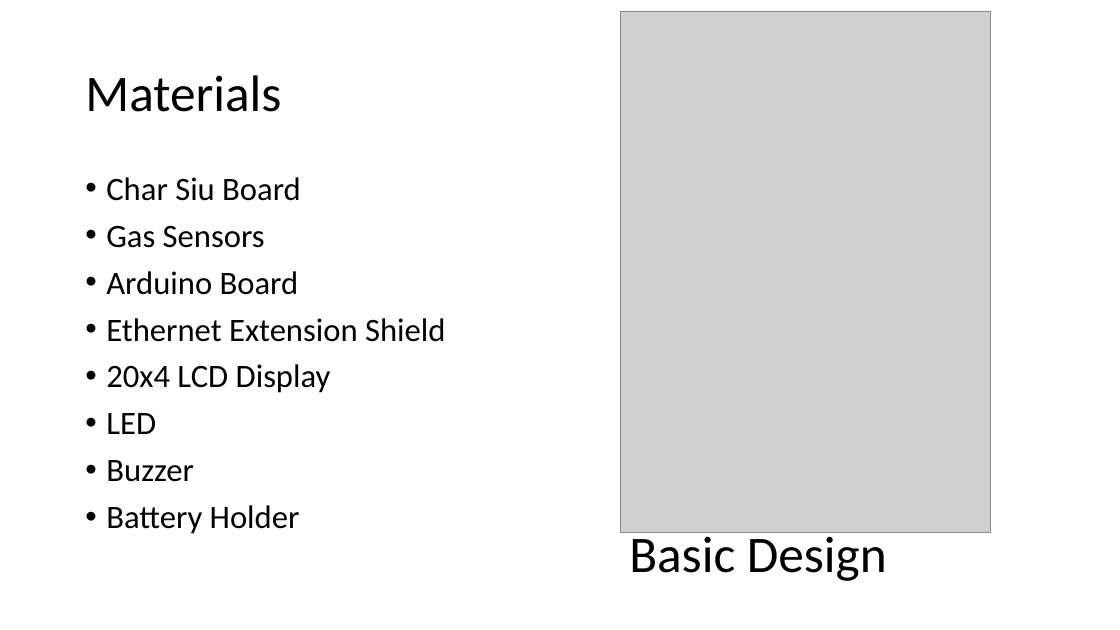
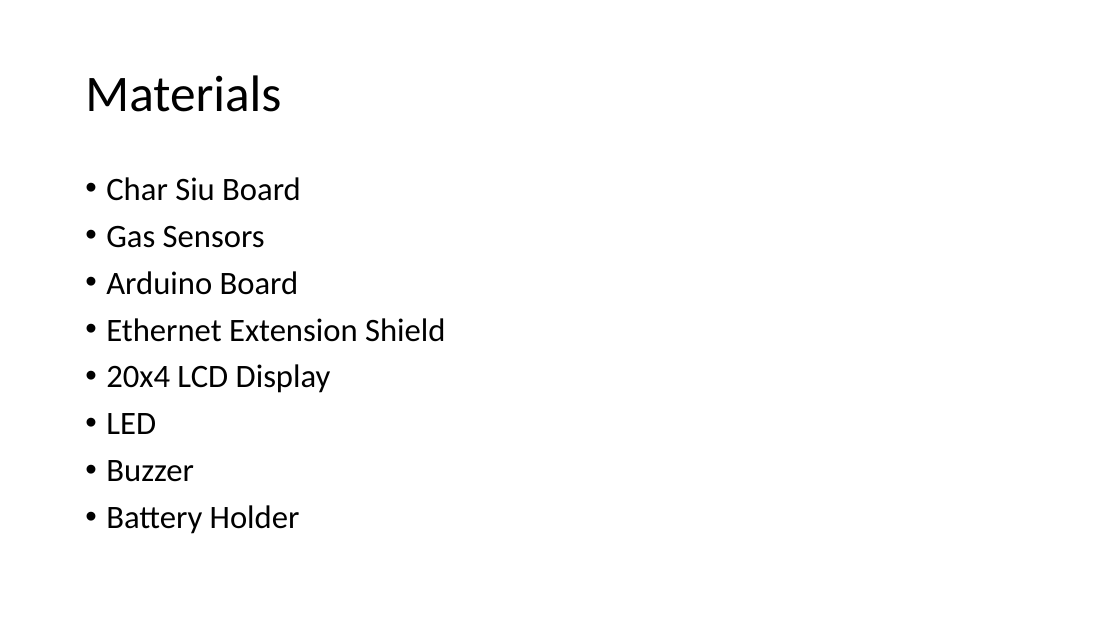
Before and after one commit to Danielc3388/AirMonitor, a slide deck: slide 7 of Presentation of proposal.pptx. Drawn at 1120x630 pixels with LibreOffice and Linux fonts; fonts in the diff are those of the drawing; grey boxes stand for pictures. Boxes give left, top, right and bottom in pixels: in the first picture for what was removed or moved away, otherwise in the second. Text is boxed around its words. In the diff, an @@ line names an element or a change of style, - is before the commit and + after.

```diff
--- a/Presentation of proposal.pptx
+++ b/Presentation of proposal.pptx
@@ picture removed at <box>621,11,990,533</box> @@
@@ text removed at <box>629,530,887,581</box> @@
-Basic Design
```
Also in this commit, not shown: 1 other slide changed, 1 slide added.
